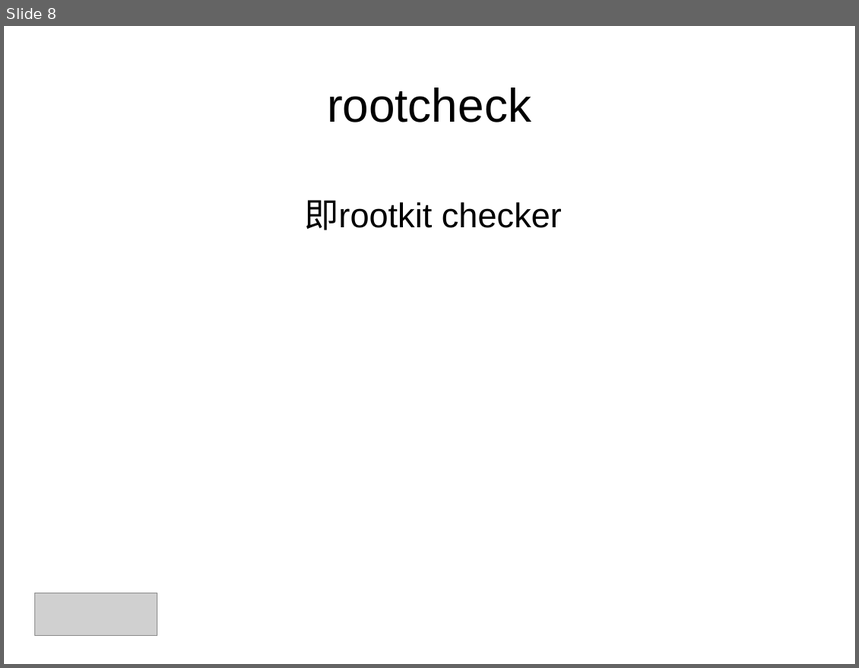
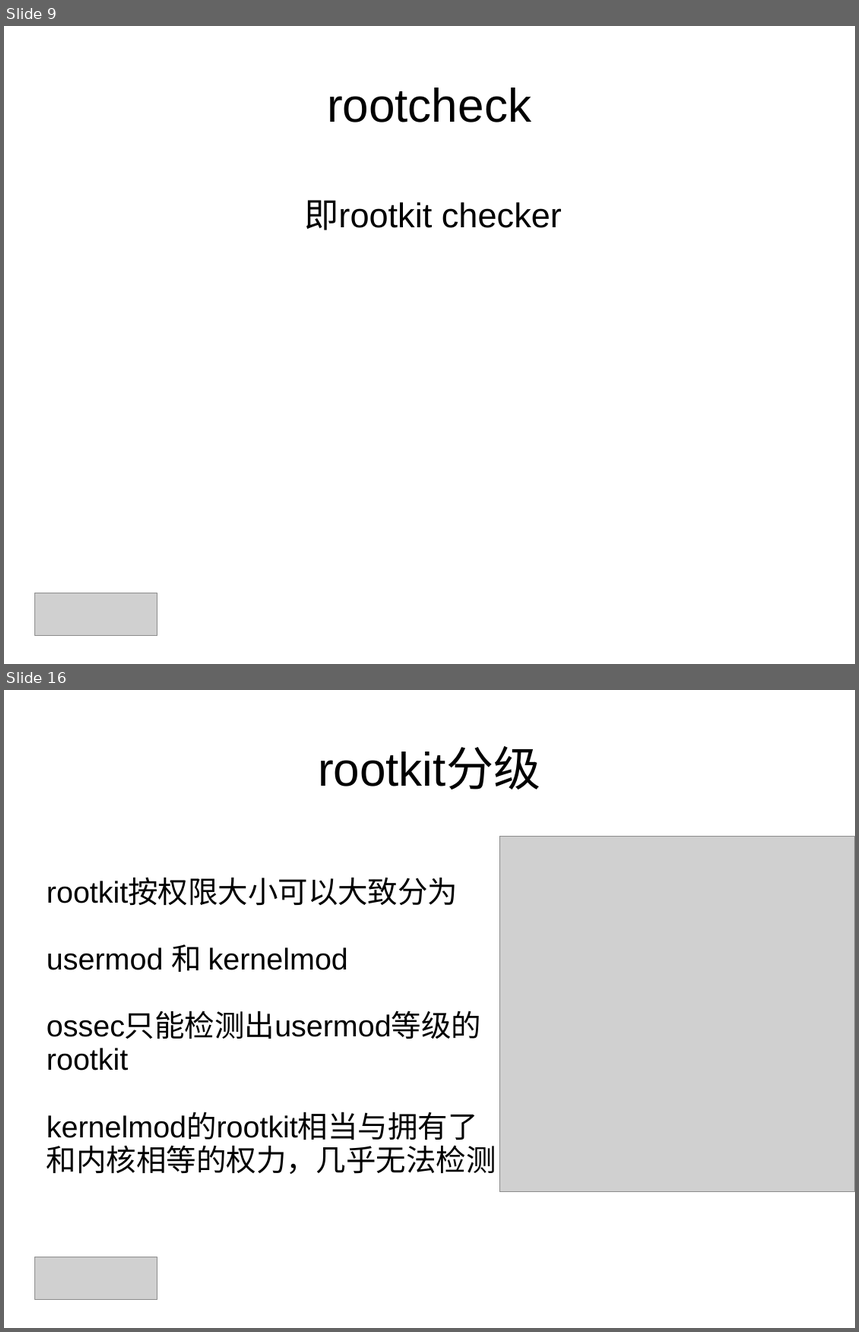
Before and after one commit to shjwudp/ossec, a slide deck: readme.ppt. Shown one above the other, each under a label of ours: slide 8 before the commit, slides 9 and 16 after it; the slides between them are not shown. The pictures are 859x668 and 859x1332 pixels, drawn with LibreOffice and Linux fonts; fonts in the diff are those of the drawing; grey boxes stand for pictures; background and template pictures are left out. Boxes give left, top, right and bottom in pixels: in the first picture for what was removed or moved away, otherwise in the second. Text is boxed around its words. In the diff, an @@ line names an element or a change of style, - is before the commit and + after.

```diff
--- a/readme.ppt
+++ b/readme.ppt
@@ slide 16 added at (x1=4, y1=690, x2=855, y2=1328), background picture (left out) @@
@@ title added at (x1=318, y1=748, x2=541, y2=790), 44 pt, text #000000 @@
+rootkit分级
@@ picture added at (x1=500, y1=837, x2=855, y2=1192) @@
@@ text added at (x1=47, y1=879, x2=496, y2=1174), 28 pt, text #000000 @@
+rootkit按权限大小可以大致分为
+usermod 和 kernelmod
+ossec只能检测出usermod等级的
+rootkit
+kernelmod的rootkit相当与拥有了
+和内核相等的权力，几乎无法检测
@@ picture added at (x1=35, y1=1258, x2=157, y2=1300) @@
@@ what was slide 8 is now slide 9 @@
```
Also in this commit, not shown: 2 slides changed, 10 other slides added, 7 slides removed, 2 other files.
